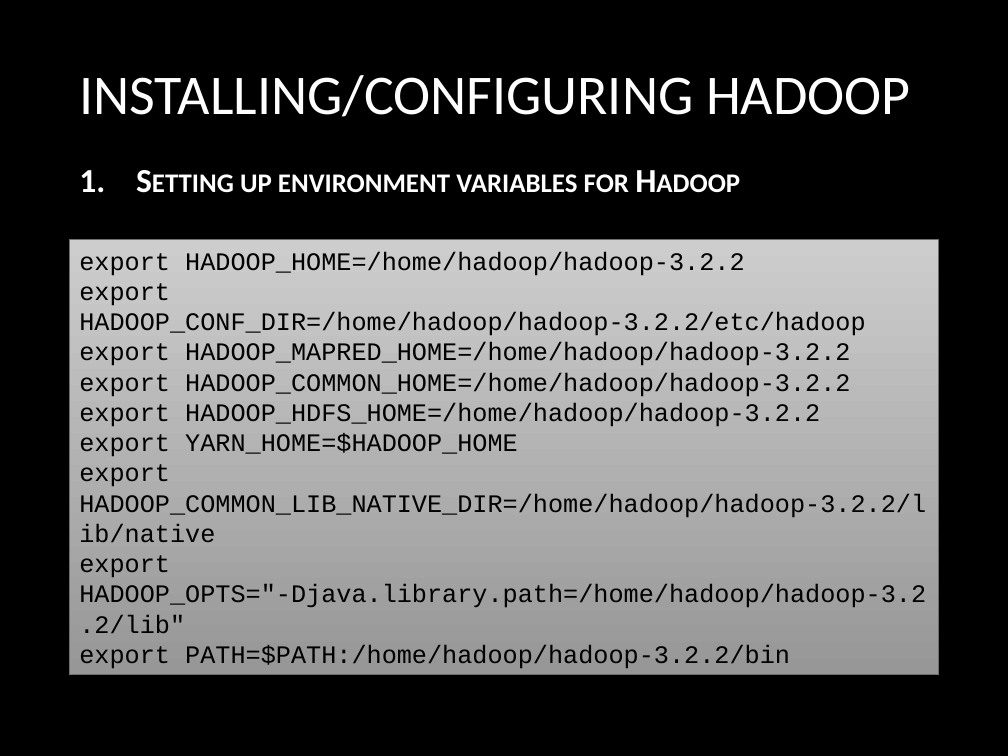
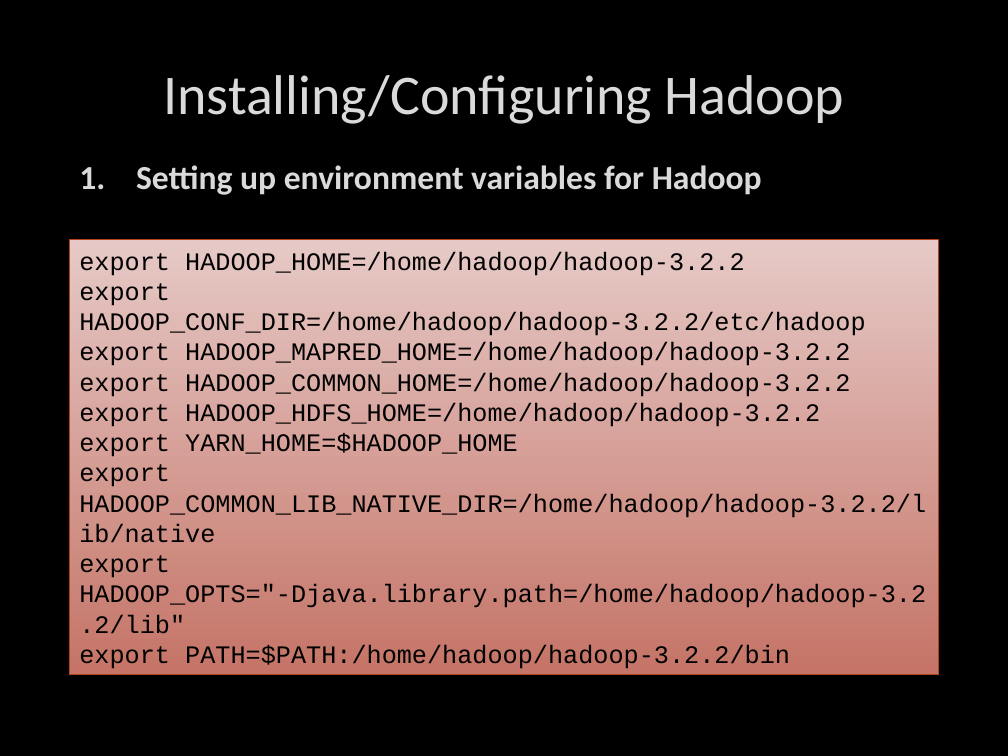
Before and after one commit to deshabhakt/Sem-II, a slide deck: slide 27 of BigDataAnalytics/Seminar/Final-everything/Team-3-BigDataAnalytics.pptx. Drawn at 1008x756 pixels with LibreOffice and Linux fonts; fonts in the diff are those of the drawing; background and template pictures are left out. Boxes give left, top, right and bottom in pixels: in the first picture for what was removed or moved away, otherwise in the second. Text is boxed around its words. In the diff, an @@ line names an element or a change of style, - is before the commit and + after.

```diff
--- a/BigDataAnalytics/Seminar/Final-everything/Team-3-BigDataAnalytics.pptx
+++ b/BigDataAnalytics/Seminar/Final-everything/Team-3-BigDataAnalytics.pptx
@@ title at [163,75,844,124]: text changed; text colour gradient #FFFFFF to #BFBFBF to #DADADA @@
-INSTALLING/CONFIGURING HADOOP
+Installing/Configuring Hadoop
@@ text "Setting up environment variables for ..." at [136,165,762,195]: text colour gradient #FFFFFF to #BFBFBF to #DADADA, letter outline none to #404040 0.75 pt, small capitals off; bullet colour #FFFFFF to #DADADA; vertical alignment middle to top @@
@@ rectangle "export HADOOP_HOME=/home/hadoop/hadoop-3.2.2" at [70,240,938,674]: fill gradient #CDCDCD to #979797 to gradient #E6CAC7 to #C67467; outline #6F6F6F 0.75 pt to #B4421A 0.75 pt @@
```
Also in this commit, not shown: 29 other slides changed, 57 other files.
